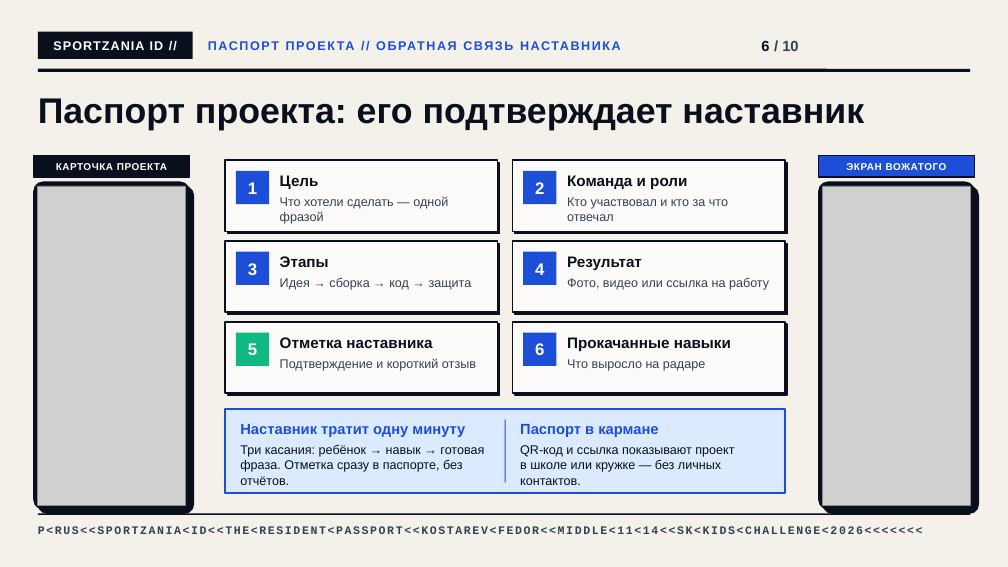
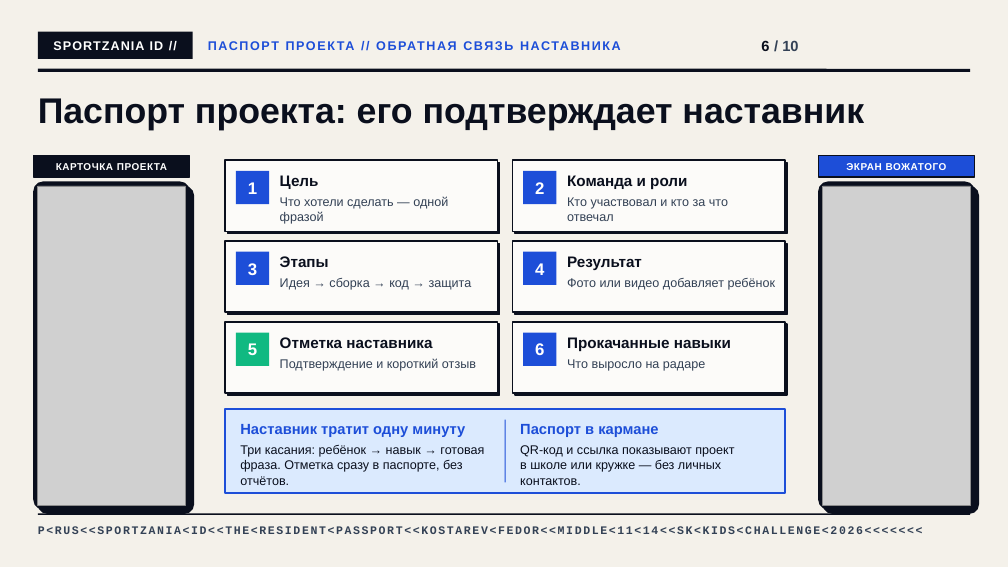
Before and after one commit to afkostareva-lab/Start, a slide deck: slide 6 of sportzania-id/SportZania_ID_Sk_Kids_Challenge_2026_v3.pptx. Drawn at 1008x567 pixels with LibreOffice and Linux fonts; fonts in the diff are those of the drawing; grey boxes stand for pictures; background and template pictures are left out. Boxes give left, top, right and bottom in pixels: in the first picture for what was removed or moved away, otherwise in the second. Text is boxed around its words. In the diff, an @@ line names an element or a change of style, - is before the commit and + after.

```diff
--- a/sportzania-id/SportZania_ID_Sk_Kids_Challenge_2026_v3.pptx
+++ b/sportzania-id/SportZania_ID_Sk_Kids_Challenge_2026_v3.pptx
@@ text at (x1=567, y1=278, x2=775, y2=290): text changed @@
-Фото, видео или ссылка на работу
+Фото или видео добавляет ребёнок
```
Also in this commit, not shown: 3 other slides changed, 8 other files.
